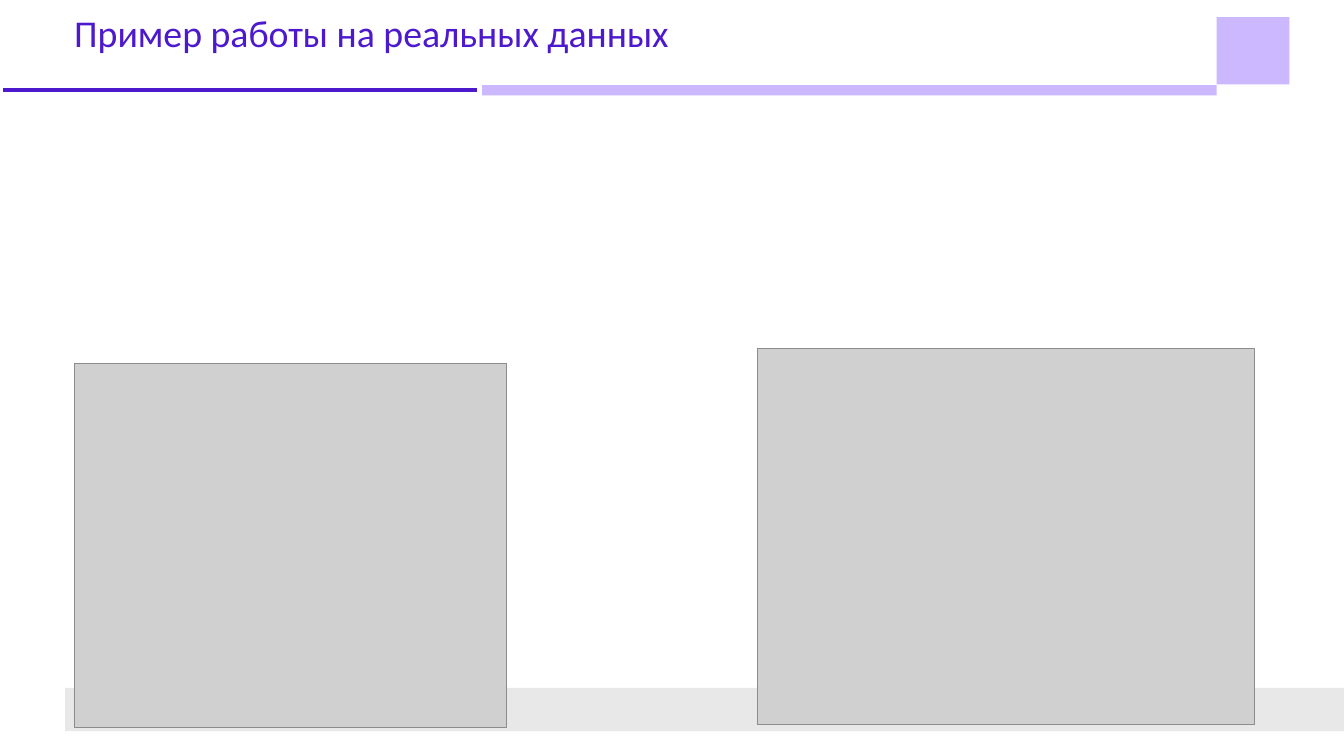
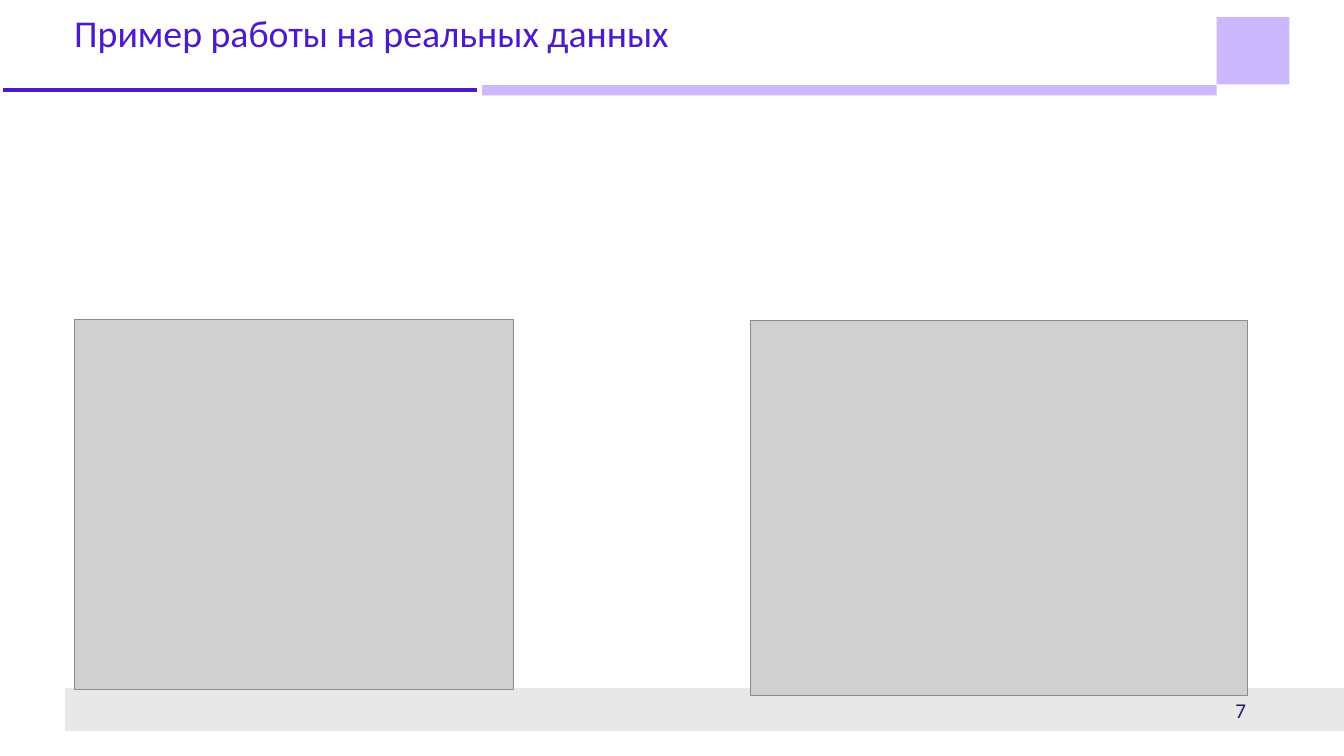
Before and after one commit to Mis-prog/kursovai_5sem, a slide deck: slide 7 of doc/presentation.pptx (slide 6 before the commit). Drawn at 1344x756 pixels with LibreOffice and Linux fonts; fonts in the diff are those of the drawing; grey boxes stand for pictures; background and template pictures are left out. Boxes give left, top, right and bottom in pixels: in the first picture for what was removed or moved away, otherwise in the second. Text is boxed around its words. In the diff, an @@ line names an element or a change of style, - is before the commit and + after.

```diff
--- a/doc/presentation.pptx
+++ b/doc/presentation.pptx
@@ picture: place and size @@
-picture at <box>74,364,506,728</box>
+picture at <box>74,320,513,689</box>
@@ picture: place and size @@
-picture at <box>757,349,1253,725</box>
+picture at <box>751,320,1247,696</box>
@@ page number at <box>1235,704,1246,718</box>: text changed @@
-6
+7
```
Also in this commit, not shown: 3 other slides changed, 1 slide added, 2 other files.
